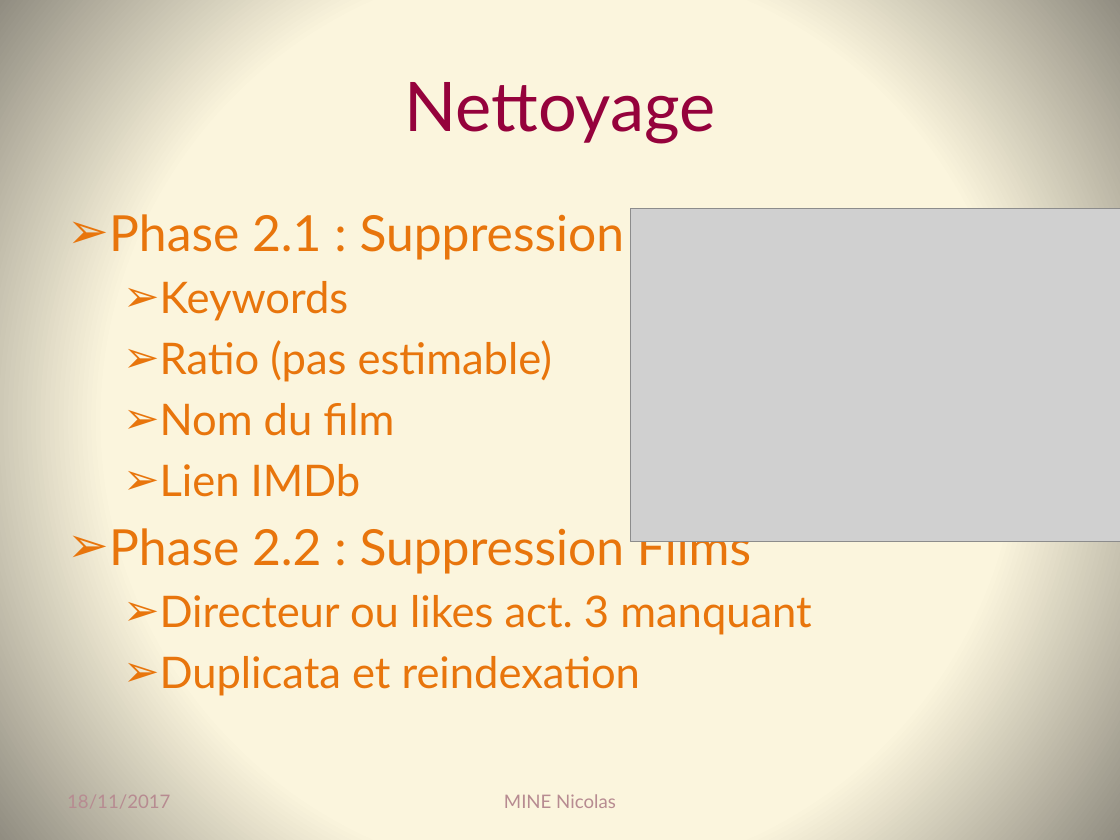
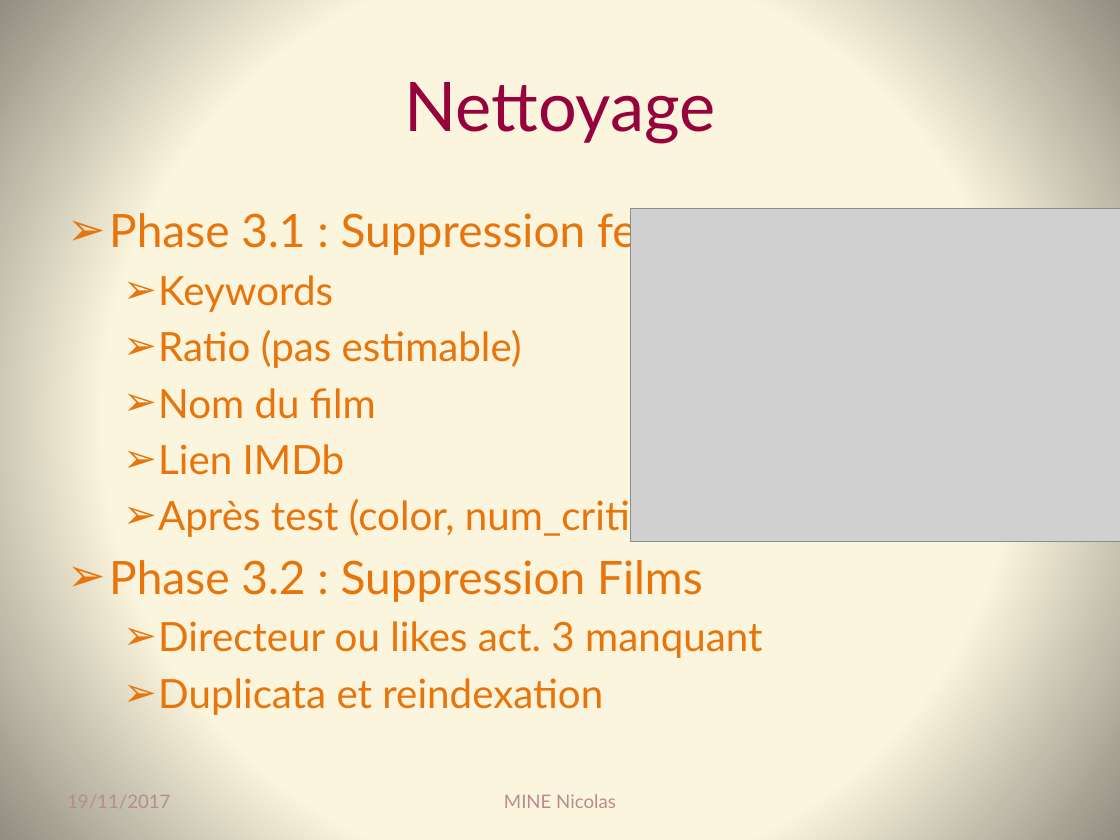
Before and after one commit to Coni63/OC_DS, a slide deck: slide 6 of Projet 3 - recomm. de films/Presentation-projet_3.pptx. Drawn at 1120x840 pixels with LibreOffice and Linux fonts; fonts in the diff are those of the drawing; grey boxes stand for pictures. Boxes give left, top, right and bottom in pixels: in the first picture for what was removed or moved away, otherwise in the second. Text is boxed around its words. In the diff, an @@ line names an element or a change of style, - is before the commit and + after.

```diff
--- a/Projet 3 - recomm. de films/Presentation-projet_3.pptx
+++ b/Projet 3 - recomm. de films/Presentation-projet_3.pptx
@@ text at (x1=109, y1=207, x2=761, y2=256): text changed; size 32 to 29.6 pt @@
-➢ Phase 2.1 : Suppression features
+➢ Phase 3.1 : Suppression features
@@ text at (x1=158, y1=275, x2=762, y2=715): size 28 to 25.9 pt in "Keywords", "Ratio (pas estimable)", "Nom du film", "Lien IMDb" and 2 more places @@
@@ text at (x1=109, y1=495, x2=703, y2=602): text changed; size 32 to 25.9 pt @@
-➢ Phase 2.2 : Suppression Films
+  ➢ Après test (color, num_critic, num_user, budget, …)
+➢ Phase 3.2 : Suppression Films
@@ text at (x1=67, y1=795, x2=170, y2=808): text changed @@
-18/11/2017
+19/11/2017
```
Also in this commit, not shown: 5 other slides changed, 5 other files.
